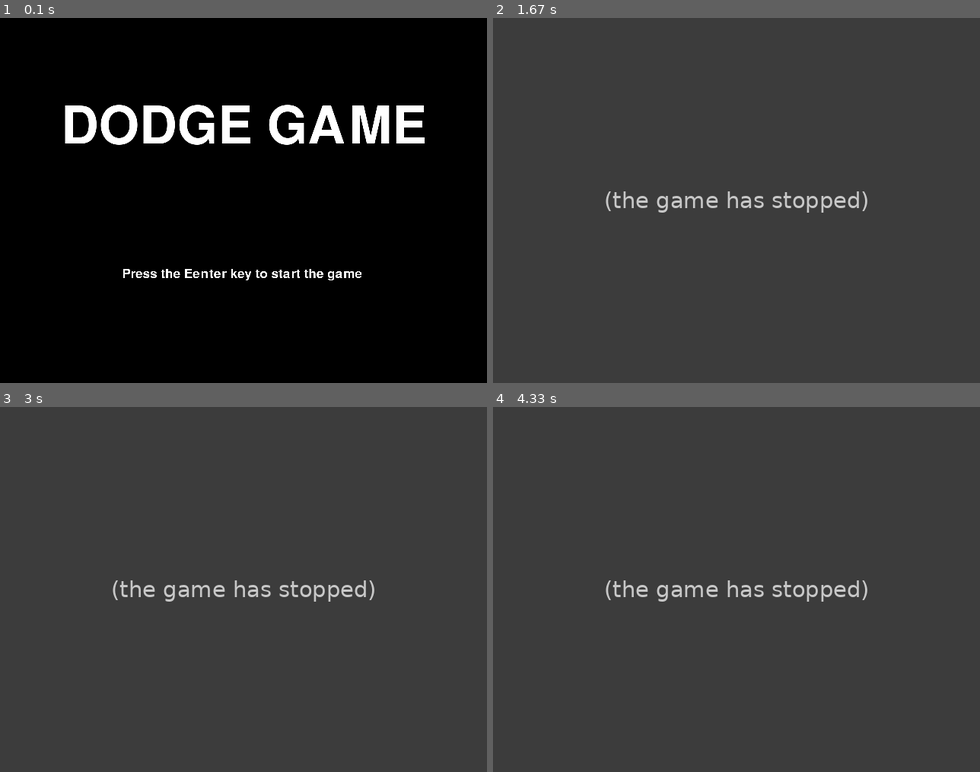
Above: before the commit, frames 1-4 (two rows, left to right).
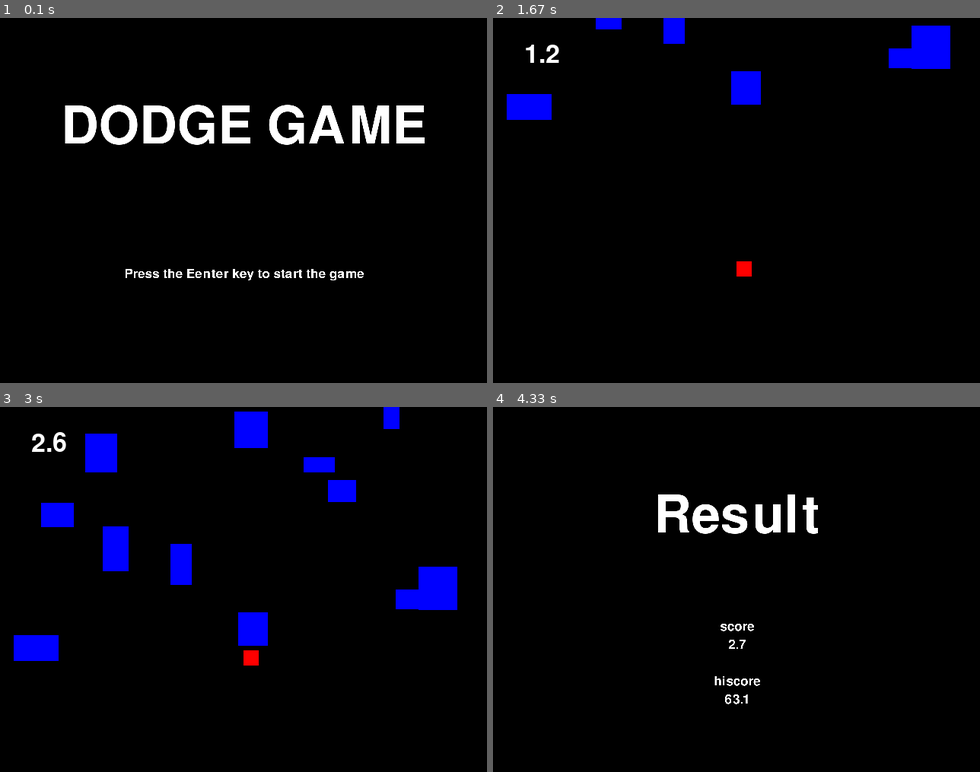
Above: after the commit, the same moments.

Repository: tenkaLab/pygame-dodge-game
Game: pygame game, started from run.py
The game is run twice, just before and just after one commit, with the same random seed, the same clock (stepped at 60 frames per second) and the same inputs.
Inputs:
- Up to frame 1 (0.1 s): no input
- Up to frame 2 (1.67 s): tap Enter at 0.33 s
- Up to frame 3 (3 s): no input
- Up to frame 4 (4.33 s): no input

The runs differ from the first frame. In frame 1, 0.7% of the frame differs, in the area x 25-75%, y 68-72%; in frame 2, 100%, in the area x 0-100%, y 0-100%; in frame 3, 100%; in frame 4, 100%.
Error before the commit: TypeError: Square.__init__() missing 1 required positional argument: 'hitbox_color' (enemy.p...; the game stopped at 0.45 s (later frames are placeholders)

Commit message:
fix: fix difficulty system and refactor code in app directory

Diff:
--- a/game/app/assets/data.json
+++ b/game/app/assets/data.json
@@ -1 +1 @@
-{"hiscore": 26.9}
+{"hiscore": 63.1}
--- /dev/null
+++ b/game/app/assets/parameter.json
@@ -0,0 +1,14 @@
+{
+    "player": {
+        "init_move_speed": 14
+    },
+    "enemy": {
+        "init_move_speed": 5,
+        "init_spawn_speed": 0.2
+    },
+    "difficulty": {
+        "increase_interval": 1,
+        "enemy_move_speed_increase": 0.05,
+        "enemy_spawn_interval_decrease": 0.002
+    }
+}
--- a/game/app/gameobjects/enemy.py
+++ b/game/app/gameobjects/enemy.py
@@ -1,18 +1,42 @@
-from game.package.gameobjects import Square
-from game.package.components import Collider
+import pygame
+import random
 
-class Enemy(Square):
-    def __init__(self, position, scale, layer, color, speed):
-        super().__init__(position, scale, layer, color)
-        self.speed = 5 + speed
+from game.package.base_objects.worldobject import Worldobject
+from game.package.components import SpriteRenderer, Collider
+
+class Enemy(Worldobject):
+    def __init__(self, init_speed):
+        super().__init__()
+        self.speed = init_speed
 
     def start(self):
         self.transfrom = self.get_component("Transform")
-        self.collider: Collider = self.get_component("Collider")
-        self.collider.is_collision_enabled = False
+        self.transfrom.position = (
+            random.randint(
+                0,
+                self.engine.screen.get_width()
+            ),
+            -60
+        )
+        self.transfrom.scale = (
+            random.randint(20, 60),
+            random.randint(20, 60)
+        )
+        self.transfrom.layer = 1
+
+        sprite = SpriteRenderer()
+        surface = pygame.Surface((1,1))
+        surface.fill((0, 0, 255))
+        sprite.set_surface(surface)
+        self.add_component(sprite)
+
+        collider = Collider()
+        collider.add_hitbox((0,0),(1,1), ((0,255,0)))
+        collider.is_collision_enabled = False
+        self.add_component(collider)
 
     def update(self):
-        self.transfrom.position.y += 5
+        self.transfrom.position.y += self.speed
 
         if self.transfrom.position.y > self.engine.screen.get_height():
             self.destroy()
--- a/game/app/gameobjects/player.py
+++ b/game/app/gameobjects/player.py
@@ -6,7 +6,7 @@
 
 class Player(Worldobject):
 
-    def __init__(self, position:tuple, scale:tuple, layer:int, speed):
+    def __init__(self, position:tuple, scale:tuple, layer:int, init_speed):
         super().__init__()
 
         transform = self.get_component("Transform")
@@ -18,16 +18,17 @@
         surface = pygame.Surface((10,10))
         surface.fill((255,0,0))
         sprite.set_surface(surface)
-        self.add_component(sprite)
 
         collider = Collider()
         collider.is_collision_enabled = False
-        collider.add_hitbox((-0,-0), (10,10), (255,0,0,200))
+        collider.add_hitbox((0,0), (10,10), (0,255,0,200))
+
+
+        self.add_component(Controller())
+        self.add_component(sprite)
         self.add_component(collider)
 
-        self.add_component(Controller())
-
-        self.speed = speed
+        self.speed = init_speed
 
 class Controller(Component):
 
@@ -77,6 +78,6 @@
                 self.transform.position.x -= (scaled_size[0] / 2) * self.parent.speed * dt
 
         if self.collider.is_colliding():
-            self.engine.current_scene.gameover = True
+            self.engine.current_scene.set_gameover()
 
         return super().update()
--- a/game/app/gameobjects/ui.py
+++ b/game/app/gameobjects/ui.py
@@ -26,9 +26,12 @@
         scale: tuple[float, float],
         layer: int,
         text: str,
-        color:tuple[int,int,int]
+        color:tuple[int,int,int],
+        init_active: bool = True
     ):
         super().__init__()
+
+        self.active = init_active
 
         transform = self.get_component("RectTransform")
         transform.position = position
@@ -38,7 +41,7 @@
         self.add_component(SpriteRenderer())
 
         self.font = pygame.font.SysFont(None, size)
-        self.text: str = text or "None"
+        self.text: str = str(text) or "None"
         self.color: tuple[int,int,int] = color or (255,255,255)
 
         self.flag = True
--- a/game/app/scenes/game_scene.py
+++ b/game/app/scenes/game_scene.py
@@ -1,4 +1,5 @@
 import random
+import json
 
 from game.package.base_objects import Scene
 from ..gameobjects.enemy import Enemy
@@ -6,74 +7,166 @@
 from ..gameobjects.ui import Text
 
 
+class Timer:
+    def __init__(self, target_method, target_time):
+        self.method = target_method
+        self.target_time = target_time
+        self.timer = 0
+
+    def update(self, dt):
+        self.timer += dt
+
+        while self.timer >= self.target_time:
+            self.method()
+            self.timer -= self.target_time
+
+
 class GameScene(Scene):
 
     def start(self):
 
-        player = Player(
-            position= (
-                self.engine.screen.get_width() // 2,
-                self.engine.screen.get_height() // 1.5
-            ),
-            scale= (2,2),
-            layer= 4,
-            speed= 13
-        )
+        with open("./game/app/assets/parameter.json", "r") as f:
+            self.parameter = json.load(f)
 
-        self.add_worldobject(player)
+        self.player_init_move_speed = self.parameter["player"]["init_move_speed"]
 
-        self.score_num_text = Text((0.1,0.1), 50, (1,1), 1, "0", (255,255,255))
-        self.add_uiobject(self.score_num_text)
+        self.enemy_move_speed = self.parameter["enemy"]["init_move_speed"]
+        self.enemy_spawn_speed = self.parameter["enemy"]["init_spawn_speed"]
 
-        self.gameover_text = Text((0.5,0.5), 50, (1,1), 1, "Gameover", (255,255,255))
-        self.add_uiobject(self.gameover_text)
-        self.gameover_text.active = False
+        self.spawn_interval_decrease = self.parameter["difficulty"]["enemy_spawn_interval_decrease"]
+        self.enemy_move_speed_increase = self.parameter["difficulty"]["enemy_move_speed_increase"]
+        self.difficulty_increase_interval = self.parameter["difficulty"]["increase_interval"]
 
-        self.timer = 0
+        self.score: float = 0.0
+        self.level: int = 0
+        self.is_gameover: bool = False
 
-        self.gameover: bool = False
+        self.timers: dict[str, Timer] = {
+            "count_score": Timer(self.count_score, 0.1),
+            "spawn_enemy": Timer(self.spawn_enemy, self.enemy_spawn_speed),
+            "up_difficulty": Timer(
+                self.up_difficulty,
+                self.difficulty_increase_interval
+            )
+        }
 
-        self.level = 0
-        self.score = 0
-
-        self.flag = False
+        self.add_gameobjects()
 
         return super().start()
 
     def update(self):
 
         keys = self.engine.input_status.keys
+        dt = self.engine.delta_time
 
         if keys.get("escape", False):
             self.engine.shutdown()
 
-        if self.gameover:
-            if not self.flag:
-                self.gameover_text.active = True
-                self.engine.global_values["score"] = self.score
-                self.engine.scheduler.schedule_event(1, self.engine.change_scene, 2)
-                self.flag = True
+        if self.is_gameover:
             return
 
-        dt = self.engine.delta_time
-
-        self.timer += dt
-        if self.timer >= 0.1:
-
-            self.level += 0.1
-            _speed = self.level * 0.01
-            enemy = Enemy(
-                position= (random.randint(0, self.engine.screen.get_width()), 0),
-                scale= (random.randint(20,60),random.randint(20,60)),
-                layer= 1,
-                color= (0,0,255),
-                speed= _speed
-            )
-            self.add_worldobject(enemy)
-
-            self.score = round((self.score + 0.1), 2)
-            self.score_num_text.set_text(str(self.score))
-
-            self.timer = 0
+        self.update_timers(dt)
 
         return super().update()
+
+
+    def add_gameobjects(self):
+
+        player = Player(
+            position=(
+                self.engine.screen.get_width() // 2,
+                self.engine.screen.get_height() // 1.5
+            ),
+            scale=(2, 2),
+            layer=4,
+            init_speed=self.player_init_move_speed
+        )
+
+        self.add_worldobject(player)
+
+        self.score_num_text = Text(
+            position=(0.1, 0.1),
+            size=50,
+            scale=(1, 1),
+            layer=1,
+            text="0",
+            color=(255, 255, 255)
+        )
+
+        self.gameover_text = Text(
+            position=(0.5, 0.5),
+            size=50,
+            scale=(1, 1),
+            layer=1,
+            text="Gameover",
+            color=(255, 255, 255),
+            init_active=False
+        )
+
+        self.add_uiobject(self.score_num_text)
+        self.add_uiobject(self.gameover_text)
+
+
+    def update_timers(self, dt):
+
+        for timer in self.timers.values():
+            timer.update(dt)
+
+
+    def count_score(self):
+
+        self.score += 0.1
+        self.score = round(self.score, 1)
+
+        self.score_num_text.set_text(f"{self.score:.1f}")
+
+    def spawn_enemy(self):
+
+        enemy = Enemy(
+            init_speed=self.enemy_move_speed
+        )
+
+        self.add_worldobject(enemy)
+
+    def up_difficulty(self):
+
+        self.level += 1
+
+        self.enemy_move_speed += (
+            self.enemy_move_speed_increase
+        )
+
+        self.enemy_spawn_speed -= (
+            self.spawn_interval_decrease
+        )
+
+        self.enemy_spawn_speed = max(
+            0.02,
+            self.enemy_spawn_speed
+        )
+
+        self.timers["spawn_enemy"].target_time = (
+            self.enemy_spawn_speed
+        )
+
+
+    def set_gameover(self):
+
+        if self.is_gameover:
+            return
+
+        self.is_gameover = True
+
+        self.on_gameover()
+
+    def on_gameover(self):
+
+        self.gameover_text.active = True
+
+        self.engine.global_values["score"] = self.score
+
+        self.engine.scheduler.schedule_event(
+            1,
+            self.engine.change_scene,
+            2
+        )
--- a/game/app/scenes/title_scene.py
+++ b/game/app/scenes/title_scene.py
@@ -6,16 +6,33 @@
 
     def start(self):
 
-        title_text = Text((0.5,0.3), 200, (0.5,0.5), 1, str("DODGE GAME"), (255,255,255))
+        title_text = Text(
+            position=(0.5,0.3),
+            scale=(0.5,0.5),
+            layer=1,
+            text= "DODGE GAME",
+            size=200,
+            color=(255,255,255)
+            )
+
+        guide_text = Text(
+            position=(0.5,0.7),
+            scale=(0.25,0.25),
+            layer=1,
+            text="Press the Eenter key to start the game",
+            size=100,
+            color=(255,255,255)
+        )
+
         self.add_uiobject(title_text)
-
-        title_text = Text((0.5,0.7), 100, (0.25,0.25), 1, str("Press the Eenter key to start the game "), (255,255,255))
-        self.add_uiobject(title_text)
+        self.add_uiobject(guide_text)
 
         return super().start()
 
     def update(self):
+
         keys = self.engine.input_status.keys
+
         if keys.get("escape", False):
             self.engine.shutdown()
 
--- a/game/config.py
+++ b/game/config.py
@@ -5,7 +5,7 @@
 
 game = {
     "name" : "pygame-dodge-game",
-    "version" : "0.2",
+    "version" : "0.21",
     "icon_image_path" : paths.DEFAULT_ICON_IMAGE,
 
     "window_size" : [640, 480],
Not shown, changed: requirements.txt
Empty file added: tests/test_1.py
Not shown, changed: docs/progress/haku/2026-06-17.md
Not shown, added: docs/progress_doc_guide.md
